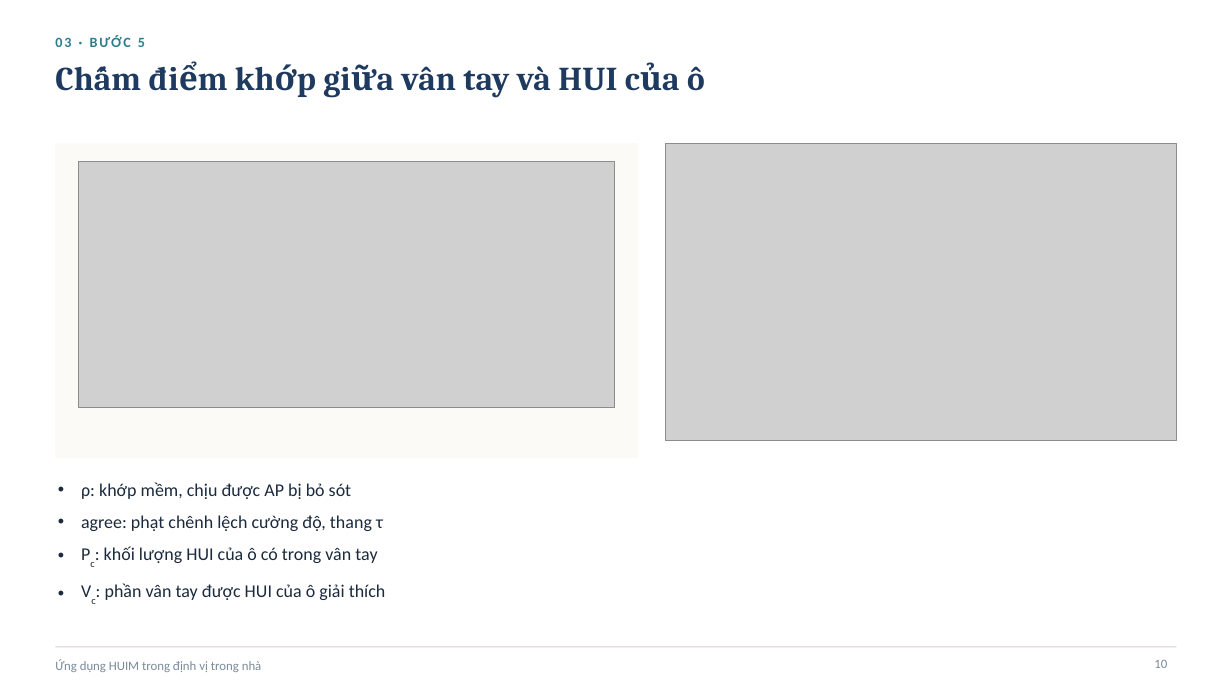
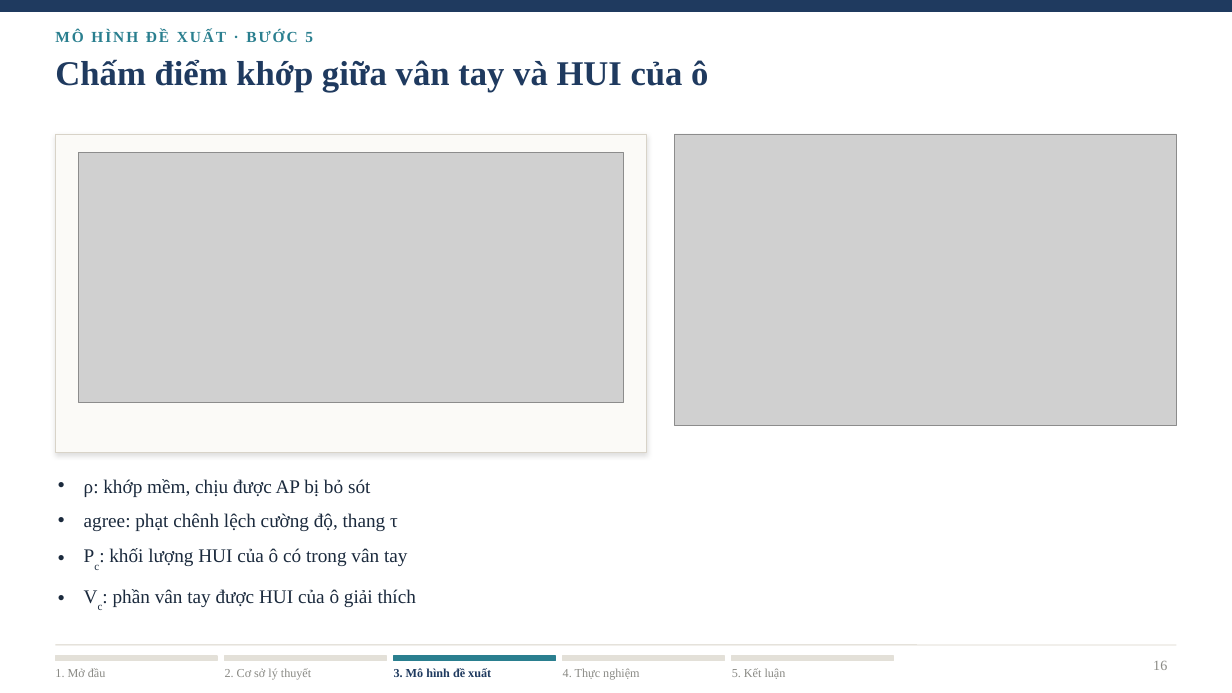
Before and after one commit to ThaiTaka/HUIM-IPS-, a slide deck: slide 16 of BAOCAO/Slide_HUIM_IPS_UJIIndoorLoc.pptx (slide 10 before the commit). Drawn at 1232x693 pixels with LibreOffice and Linux fonts; fonts in the diff are those of the drawing; grey boxes stand for pictures. Boxes give left, top, right and bottom in pixels: in the first picture for what was removed or moved away, otherwise in the second. Text is boxed around its words. In the diff, an @@ line names an element or a change of style, - is before the commit and + after.

```diff
--- a/BAOCAO/Slide_HUIM_IPS_UJIIndoorLoc.pptx
+++ b/BAOCAO/Slide_HUIM_IPS_UJIIndoorLoc.pptx
@@ rectangle added at (0,0,1232,11), fill #1F3A5F, outline #1F3A5F 1 pt @@
@@ text at (55,29,313,42): text changed; size 11 to 12 pt; font Calibri to Times New Roman; text colour #2E7D8C to #2A7F8F @@
-03 · BƯỚC 5
+MÔ HÌNH ĐỀ XUẤT · BƯỚC 5
@@ title "Chấm điểm khớp giữa vân ..." at (55,59,708,92): size 26 to 27 pt, font Cambria to Times New Roman @@
@@ rectangle: place and size @@
-rectangle at (55,143,638,457)
+rectangle at (55,134,647,453)
@@ rectangle at (55,134,647,453): outline #FBFAF7 1 pt to #D8D3C8 0.75 pt; shadow on @@
@@ picture: place and size @@
-picture at (665,143,1177,440)
+picture at (675,134,1177,425)
@@ picture: place and size @@
-picture at (79,162,615,408)
+picture at (79,152,624,403)
@@ text "ρ: khớp mềm, chịu được ..." at (84,479,416,607): size 14 to 15 pt, font Calibri to Times New Roman; indent changed; more space between paragraphs @@
@@ line (55, 645) - (1177, 645): stroke #D5D0C4 0.75 pt to #D8D3C8 0.75 pt @@
@@ text removed at (55,659,262,672) @@
-Ứng dụng HUIM trong định vị trong nhà
@@ rectangle added at (55,656,217,661), fill #E3E0D8, outline #E3E0D8 1 pt @@
@@ rectangle added at (225,656,386,661), fill #E3E0D8, outline #E3E0D8 1 pt @@
@@ rectangle added at (394,656,555,661), fill #2A7F8F, outline #2A7F8F 1 pt @@
@@ rectangle added at (563,656,725,661), fill #E3E0D8, outline #E3E0D8 1 pt @@
@@ rectangle added at (732,656,894,661), fill #E3E0D8, outline #E3E0D8 1 pt @@
@@ text added at (55,668,106,677), 9.5 pt, text #8A8A85 @@
+1. Mở đầu
@@ text added at (225,668,311,679), 9.5 pt, text #8A8A85 @@
+2. Cơ sở lý thuyết
@@ text added at (394,668,491,677), 9.5 pt, text #1F3A5F, bold @@
+3. Mô hình đề xuất
@@ text added at (563,668,639,679), 9.5 pt, text #8A8A85 @@
+4. Thực nghiệm
@@ text added at (732,668,786,679), 9.5 pt, text #8A8A85 @@
+5. Kết luận
@@ page number added at (1153,661,1167,670), 11 pt, text #8A8A85 @@
+16
@@ page number removed at (1154,660,1167,668) @@
-10
```
Also in this commit, not shown: 8 other slides changed, 30 slides added, 13 slides removed, 44 other files.
